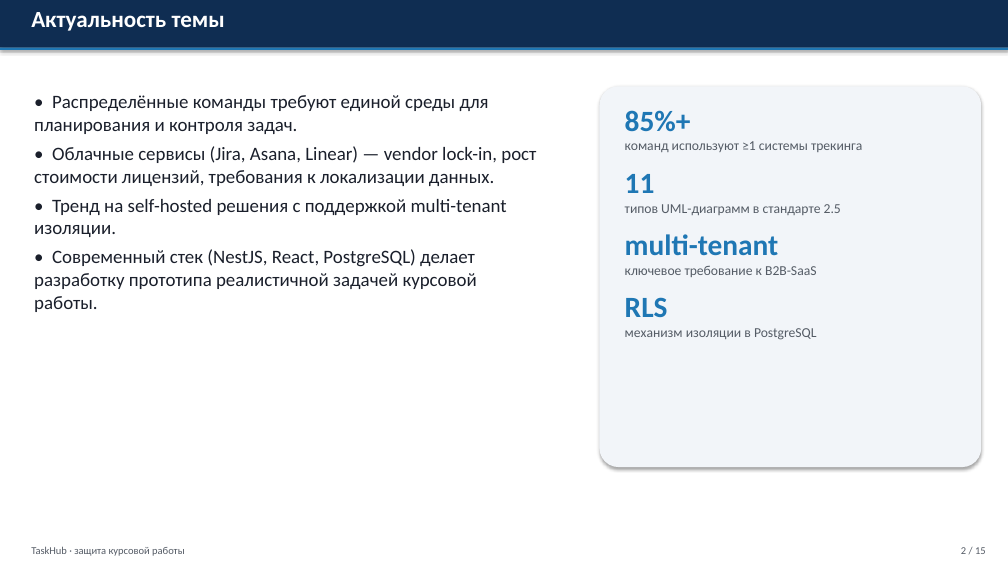
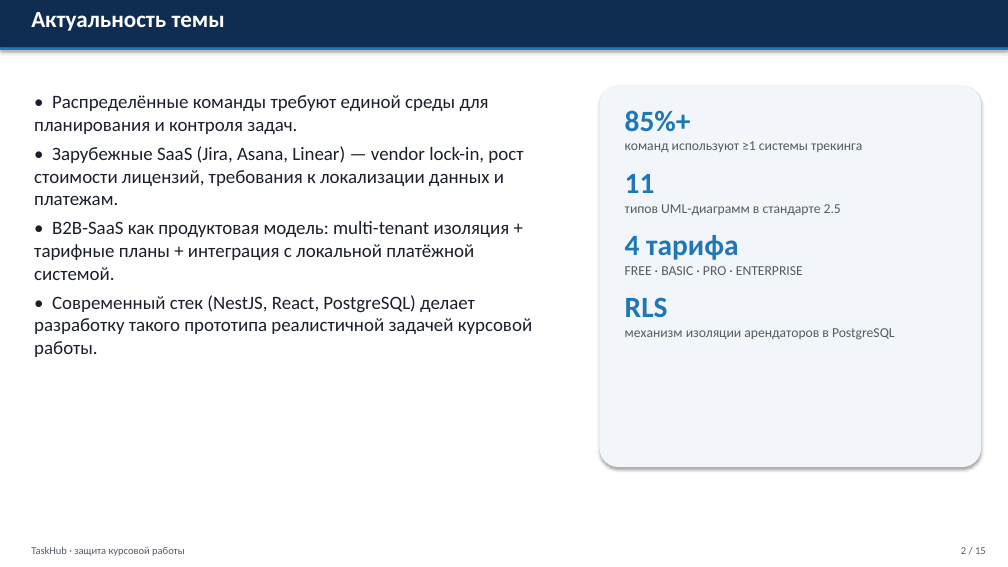
Before and after one commit to adenivi321-bot/jira1, a slide deck: slide 2 of docs/coursework/Презентация_TaskHub.pptx. Drawn at 1008x567 pixels with LibreOffice and Linux fonts; fonts in the diff are those of the drawing. Boxes give left, top, right and bottom in pixels: in the first picture for what was removed or moved away, otherwise in the second. Text is boxed around its words. In the diff, an @@ line names an element or a change of style, - is before the commit and + after.

Commit message:
docs(coursework): reframe positioning as multi-tenant SaaS with tariff plans
- relevance/comparison/concept slides: drop misleading 'open-source self-hosted alternative' framing; explicitly position TaskHub as a B2B-SaaS prototype with tariff plans (FREE/BASIC/PRO/ENTERPRISE) deployable on-premise
- architecture: add Billing module (10 modules total), mention PlanGuard / PlanLimitsService / YooKassa
- comparison table: switch criterion 'Open code' to 'Tariffs' to match actual product positioning
- defense speech: matching narrative + new Q&A entry on subscription module rationale

```diff
--- a/docs/coursework/Презентация_TaskHub.pptx
+++ b/docs/coursework/Презентация_TaskHub.pptx
@@ text at bbox=[34, 146, 532, 357]: text changed @@
-• Облачные сервисы (Jira, Asana, Linear) — vendor lock-in, рост стоимости лицензий, требования к локализации данных.
-• Тренд на self-hosted решения с поддержкой multi-tenant изоляции.
-• Современный стек (NestJS, React, PostgreSQL) делает разработку прототипа реалистичной задачей курсовой работы.
+• Зарубежные SaaS (Jira, Asana, Linear) — vendor lock-in, рост стоимости лицензий, требования к локализации данных и платежам.
+• B2B-SaaS как продуктовая модель: multi-tenant изоляция + тарифные планы + интеграция с локальной платёжной системой.
+• Современный стек (NestJS, React, PostgreSQL) делает разработку такого прототипа реалистичной задачей курсовой работы.
@@ text at bbox=[625, 235, 803, 275]: text changed @@
-multi-tenant
-ключевое требование к B2B-SaaS
+4 тарифа
+FREE · BASIC · PRO · ENTERPRISE
@@ text at bbox=[625, 328, 895, 340]: text changed @@
-механизм изоляции в PostgreSQL
+механизм изоляции арендаторов в PostgreSQL
```
Also in this commit, not shown: 3 other slides changed, 2 other files.
